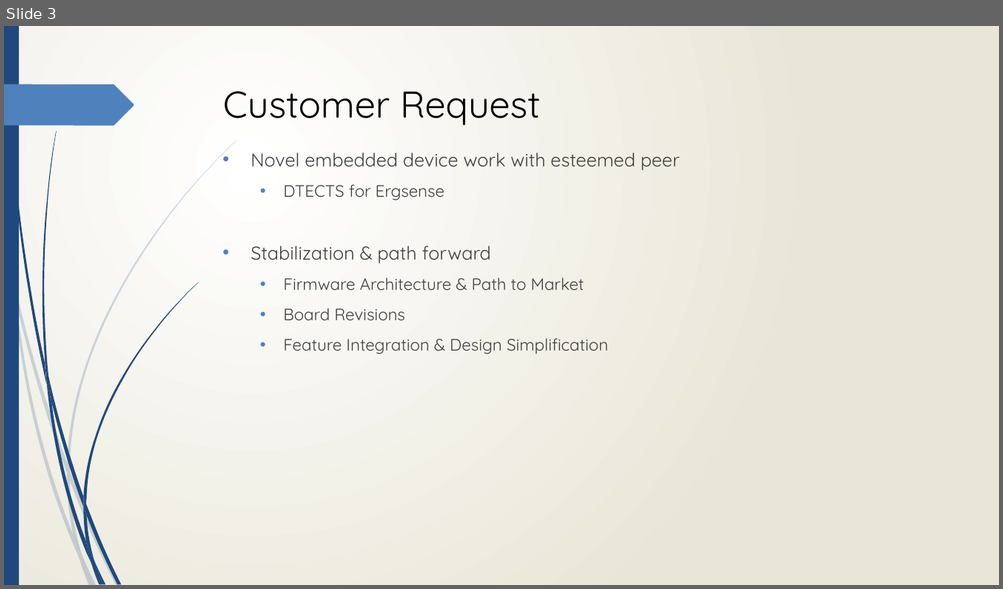
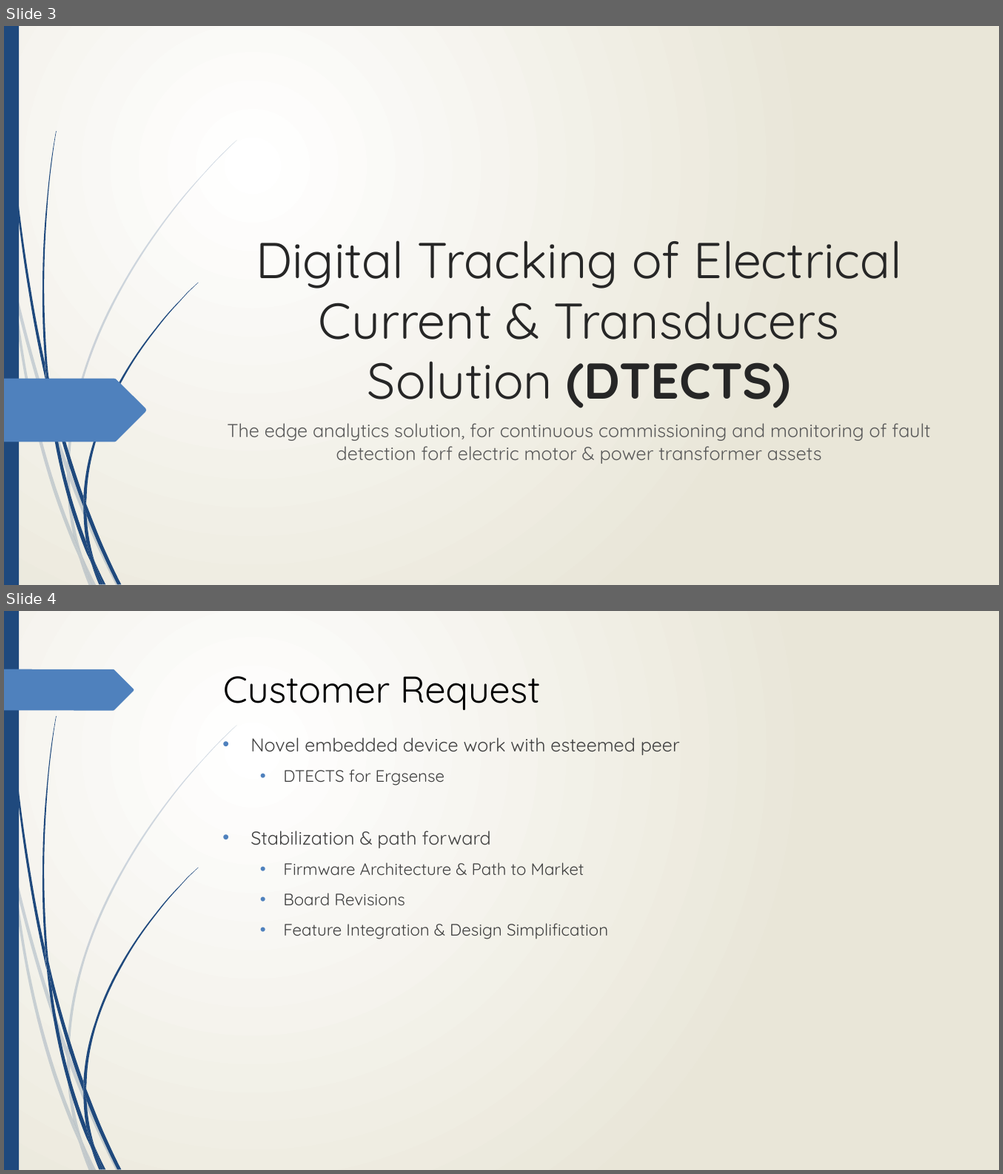
Before and after one commit to Jmr-Work/Pivotal_Presentation, a slide deck: Suppl/Pivotal Presentation - DTECTS.pptx. Shown one above the other, each under a label of ours: slide 3 before the commit, slides 3 and 4 after it. The pictures are 1003x589 and 1003x1174 pixels, drawn with LibreOffice and Linux fonts; fonts in the diff are those of the drawing. Boxes give left, top, right and bottom in pixels: in the first picture for what was removed or moved away, otherwise in the second. Text is boxed around its words. In the diff, an @@ line names an element or a change of style, - is before the commit and + after.

```diff
--- a/Suppl/Pivotal Presentation - DTECTS.pptx
+++ b/Suppl/Pivotal Presentation - DTECTS.pptx
@@ slide 3 added at [4, 26, 999, 585], background gradient #FFFFFF to #EAE7D8; not listed: 23 template elements that a slide beside it also shows @@
@@ title added at [256, 241, 902, 409], 48.6 pt, text #262626 @@
+Digital Tracking of Electrical Current & Transducers Solution (DTECTS)
@@ freeform shape added at [4, 379, 147, 443], fill #4F81BD @@
@@ subtitle added at [227, 423, 930, 464], 18 pt, text #595959 @@
+The edge analytics solution, for continuous commissioning and monitoring of fault detection forf electric motor & power transformer assets
@@ what was slide 3 is now slide 4 @@
```
Also in this commit, not shown: 1 slide changed, 1 other slide added, 1 slide removed.
